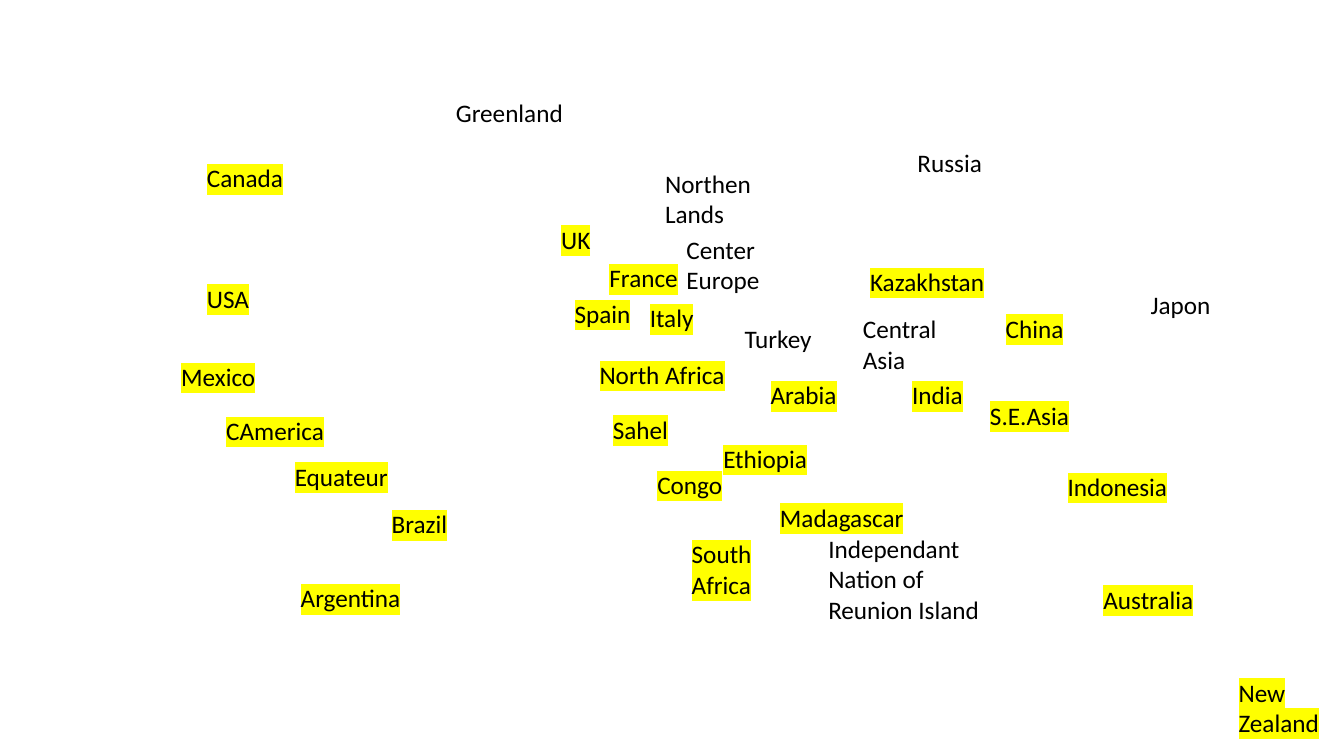
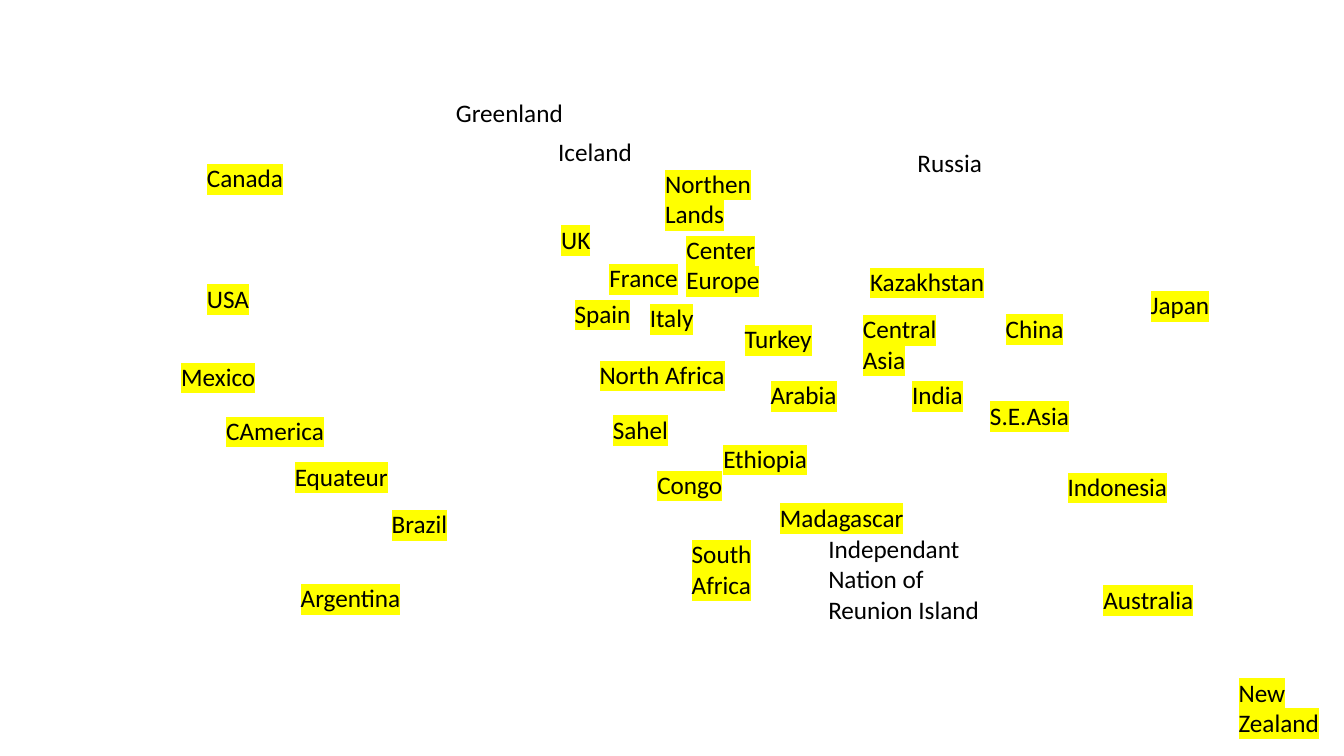
Before and after one commit to MaxleDrut/Simulation-d-epidemie, a slide deck: slide 1 of Vincent/Carte des pays.pptx. Drawn at 1344x756 pixels with LibreOffice and Linux fonts; fonts in the diff are those of the drawing; background and template pictures are left out. Boxes give left, top, right and bottom in pixels: in the first picture for what was removed or moved away, otherwise in the second. Text is boxed around its words. In the diff, an @@ line names an element or a change of style, - is before the commit and + after.

```diff
--- a/Vincent/Carte des pays.pptx
+++ b/Vincent/Carte des pays.pptx
@@ text added at [558,143,632,161], 18 pt, text #000000 @@
+Iceland
@@ text at [1151,294,1210,321]: text changed @@
-Japon
+Japan
@@ highlight none to #FFFF00 in 4 elements at [686,242,759,293], [665,175,751,224], [863,318,937,370], [745,330,812,352] @@
```
Also in this commit, not shown: 5 other files.
